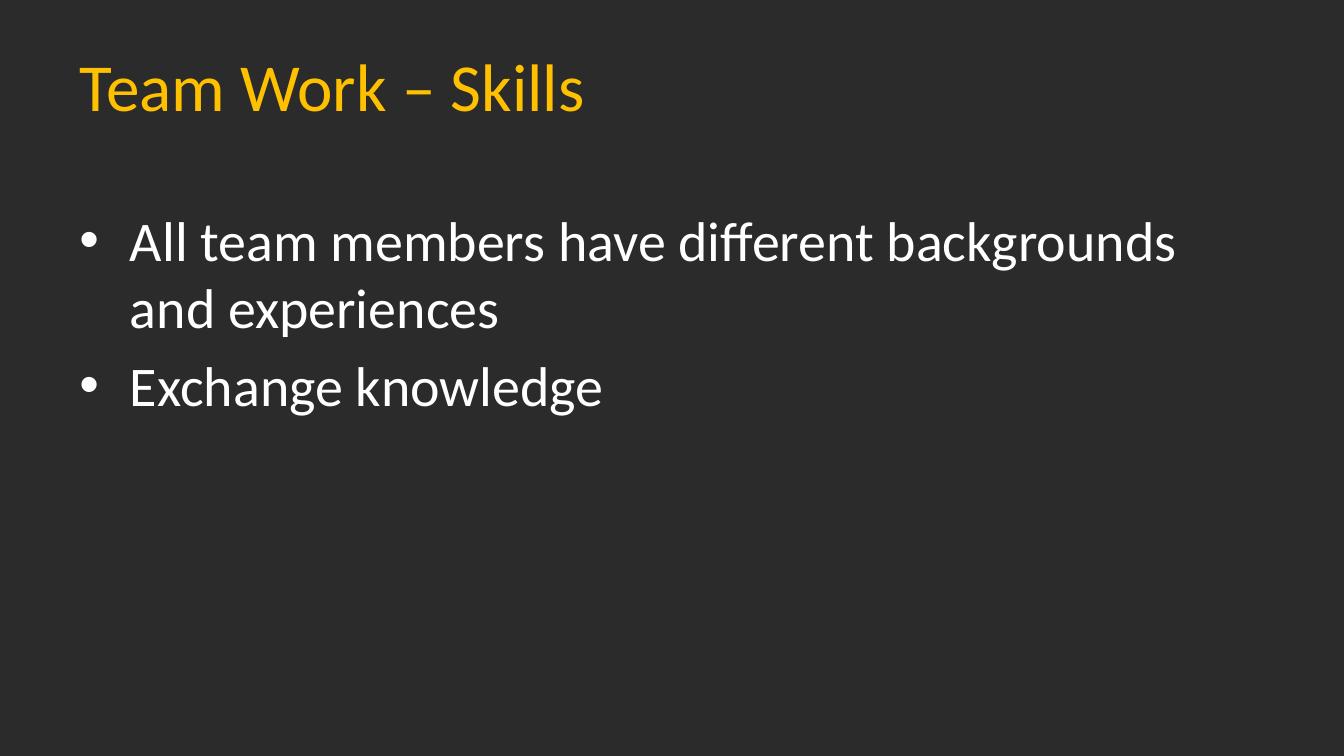
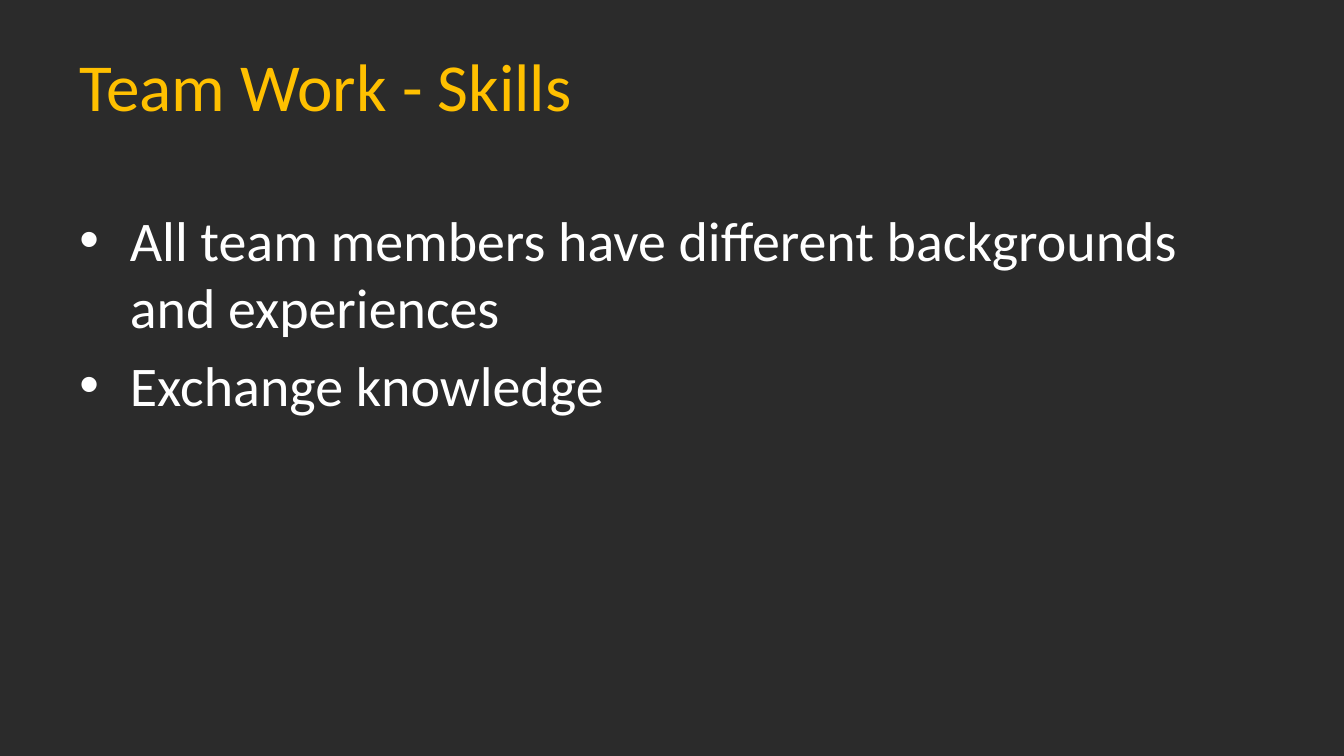
Before and after one commit to Dean161/Timebox, a slide deck: slide 4 of Publishments/03_Presentations/01_TeamPresentation.pptx. Drawn at 1344x756 pixels with LibreOffice and Linux fonts; fonts in the diff are those of the drawing; background and template pictures are left out; a plain dark background stands for a picture behind light text. Boxes give left, top, right and bottom in pixels: in the first picture for what was removed or moved away, otherwise in the second. Text is boxed around its words. In the diff, an @@ line names an element or a change of style, - is before the commit and + after.

```diff
--- a/Publishments/03_Presentations/01_TeamPresentation.pptx
+++ b/Publishments/03_Presentations/01_TeamPresentation.pptx
@@ title at [79, 64, 572, 112]: text changed @@
-Team Work – Skills
+Team Work - Skills
```
Also in this commit, not shown: 2 other slides changed.
